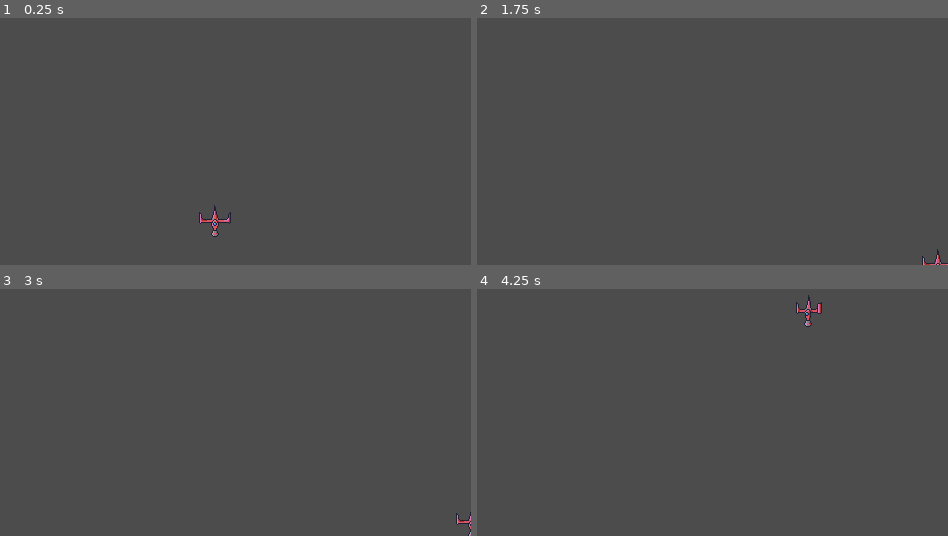
Above: before the commit, frames 1-4 (two rows, left to right).
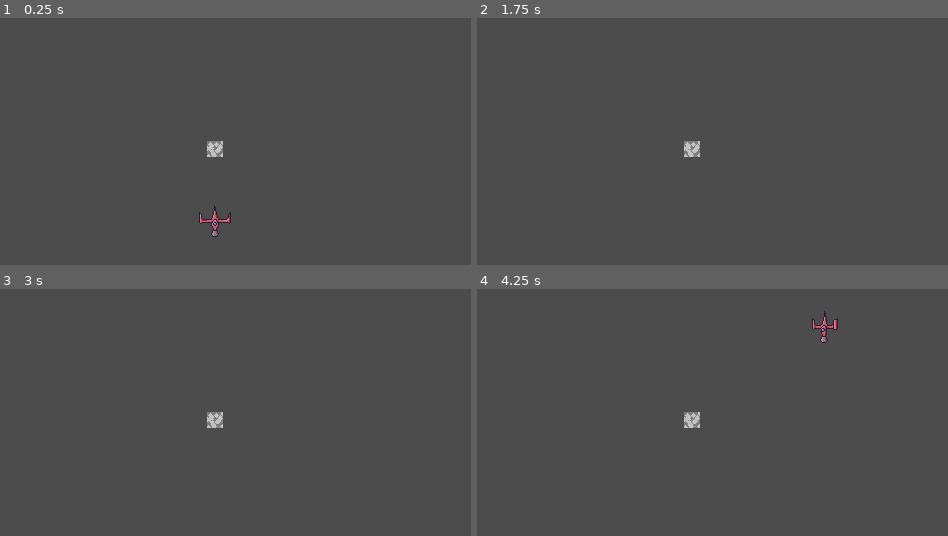
Above: after the commit, the same moments.

Repository: asge1775/Galaga
Game: Godot game, scene res://Scenes/mainD.tscn
Two runs of this game, one before a commit and one after it. Both use one fixed random seed, a clock stepped at 60 frames per second and the inputs below.
Inputs:
- Up to frame 1 (0.25 s): no input
- Up to frame 2 (1.75 s): tap Enter at 0.5 s; hold Right (ui_right) 0.53-1.28 s; tap Space at 1.25 s; hold Down (ui_down) from 1.28 s (still down)
- Up to frame 3 (3 s): tap Enter at 2 s; release Down (ui_down) at 2.03 s; hold Right (ui_right) 2.03-2.78 s; tap Space at 2.75 s; hold Up (ui_up) from 2.78 s (still down)
- Up to frame 4 (4.25 s): tap Enter at 3.5 s; release Up (ui_up) at 3.53 s; hold Left (ui_left) from 3.53 s (still down)

The runs differ from the first frame. In frame 1, 0.2% of the frame differs, in the area x 43-48%, y 49-57%; in frame 2, 0.3%; in frame 3, 0.3%; in frame 4, 0.7%, in the area x 43-77%, y 2-57%.

Commit message:
Collision v0.0.(-1)

Diff:
--- /dev/null
+++ b/Enviroment/Astroid.gd
@@ -0,0 +1,16 @@
+extends Node2D
+
+
+# Declare member variables here. Examples:
+# var a = 2
+# var b = "text"
+
+
+# Called when the node enters the scene tree for the first time.
+func _ready():
+	pass # Replace with function body.
+
+
+# Called every frame. 'delta' is the elapsed time since the previous frame.
+#func _process(delta):
+#	pass
--- /dev/null
+++ b/Enviroment/Astroid.tscn
@@ -0,0 +1,21 @@
+[gd_scene load_steps=5 format=2]
+
+[ext_resource path="res://Enviroment/Astroid.png" type="Texture" id=1]
+[ext_resource path="res://collision/Hurtbox.tscn" type="PackedScene" id=2]
+[ext_resource path="res://Enviroment/Astroid.gd" type="Script" id=3]
+
+[sub_resource type="CircleShape2D" id=1]
+radius = 8.0
+
+[node name="Astroid" type="Node2D"]
+script = ExtResource( 3 )
+
+[node name="Sprite" type="Sprite" parent="."]
+texture = ExtResource( 1 )
+
+[node name="Hurtbox" parent="." instance=ExtResource( 2 )]
+
+[node name="CollisionShape2D" parent="Hurtbox" index="0"]
+shape = SubResource( 1 )
+
+[editable path="Hurtbox"]
--- /dev/null
+++ b/Player/Shootie.gd
@@ -0,0 +1 @@
+extends Node2D
--- /dev/null
+++ b/Player/Shootie.tscn
@@ -0,0 +1,21 @@
+[gd_scene load_steps=5 format=2]
+
+[ext_resource path="res://collision/Shootbox.tscn" type="PackedScene" id=1]
+[ext_resource path="res://Player/shootie.png" type="Texture" id=2]
+[ext_resource path="res://Player/Shootie.gd" type="Script" id=3]
+
+[sub_resource type="RectangleShape2D" id=1]
+extents = Vector2( 1, 3 )
+
+[node name="Shootie" type="Node2D"]
+script = ExtResource( 3 )
+
+[node name="Sprite" type="Sprite" parent="."]
+texture = ExtResource( 2 )
+
+[node name="Shootbox" parent="." instance=ExtResource( 1 )]
+
+[node name="CollisionShape2D" parent="Shootbox" index="0"]
+shape = SubResource( 1 )
+
+[editable path="Shootbox"]
--- a/Scenes/mainD.tscn
+++ b/Scenes/mainD.tscn
@@ -1,39 +1,46 @@
-[gd_scene load_steps=6 format=2]
+[gd_scene load_steps=7 format=2]
 
 [ext_resource path="res://Player/player.tscn" type="PackedScene" id=1]
+[ext_resource path="res://Enviroment/Astroid.tscn" type="PackedScene" id=2]
 
 [sub_resource type="SegmentShape2D" id=1]
-a = Vector2( -216, -128 )
-b = Vector2( -216, 192 )
+a = Vector2( -216, -144 )
+b = Vector2( -216, 208 )
 
 [sub_resource type="SegmentShape2D" id=2]
-a = Vector2( -8, 312 )
-b = Vector2( 520, 312 )
+a = Vector2( -24, 312 )
+b = Vector2( 536, 312 )
 
 [sub_resource type="SegmentShape2D" id=3]
-a = Vector2( 520, -8 )
-b = Vector2( 520, 312 )
+a = Vector2( 520, -24 )
+b = Vector2( 520, 328 )
 
 [sub_resource type="SegmentShape2D" id=4]
-a = Vector2( -8, -8 )
-b = Vector2( 520, -8 )
+a = Vector2( -24, -8 )
+b = Vector2( 536, -8 )
 
 [node name="Node2D" type="Node2D"]
 
 [node name="Border" type="StaticBody2D" parent="."]
 
 [node name="WestBorder" type="CollisionShape2D" parent="Border"]
-position = Vector2( 208, 120 )
+position = Vector2( 192, 120 )
 shape = SubResource( 1 )
 
 [node name="SouthBorder" type="CollisionShape2D" parent="Border"]
+position = Vector2( 0, 16 )
 shape = SubResource( 2 )
 
 [node name="EastBorder" type="CollisionShape2D" parent="Border"]
+position = Vector2( 16, 0 )
 shape = SubResource( 3 )
 
 [node name="NorthBorder" type="CollisionShape2D" parent="Border"]
+position = Vector2( 0, -16 )
 shape = SubResource( 4 )
 
 [node name="player" parent="." instance=ExtResource( 1 )]
 position = Vector2( 256, 256 )
+
+[node name="Astroid" parent="." instance=ExtResource( 2 )]
+position = Vector2( 256, 184 )
--- /dev/null
+++ b/collision/Hitbox.tscn
@@ -0,0 +1,5 @@
+[gd_scene format=2]
+
+[node name="Hitbox" type="Area2D"]
+
+[node name="CollisionShape2D" type="CollisionShape2D" parent="."]
--- /dev/null
+++ b/collision/Hurtbox.tscn
@@ -0,0 +1,5 @@
+[gd_scene format=2]
+
+[node name="Hurtbox" type="Area2D"]
+
+[node name="CollisionShape2D" type="CollisionShape2D" parent="."]
--- /dev/null
+++ b/collision/Shootbox.tscn
@@ -0,0 +1,5 @@
+[gd_scene format=2]
+
+[node name="Shootbox" type="Area2D"]
+
+[node name="CollisionShape2D" type="CollisionShape2D" parent="."]
Binary file added: Enviroment/Astroid.png
Not shown, added: Enviroment/Astroid.png.import
Not shown: 2 places in Player/player.tscn that only renumber resources
Binary file added: Player/shootie.png
Not shown, added: Player/shootie.png.import
